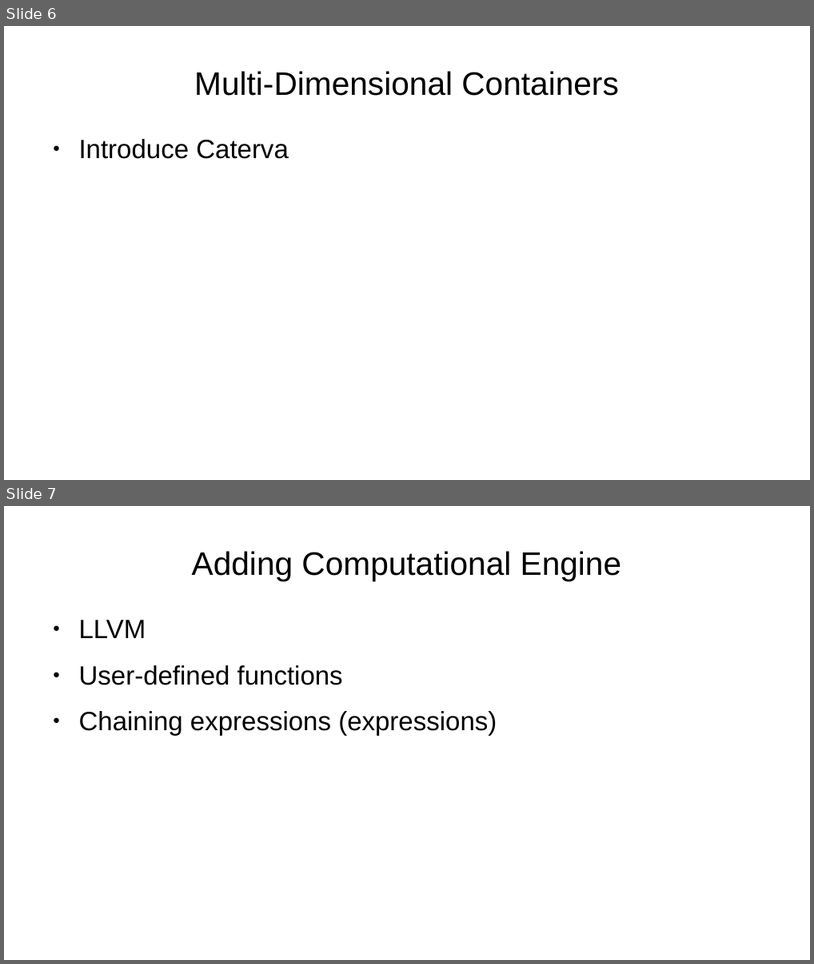
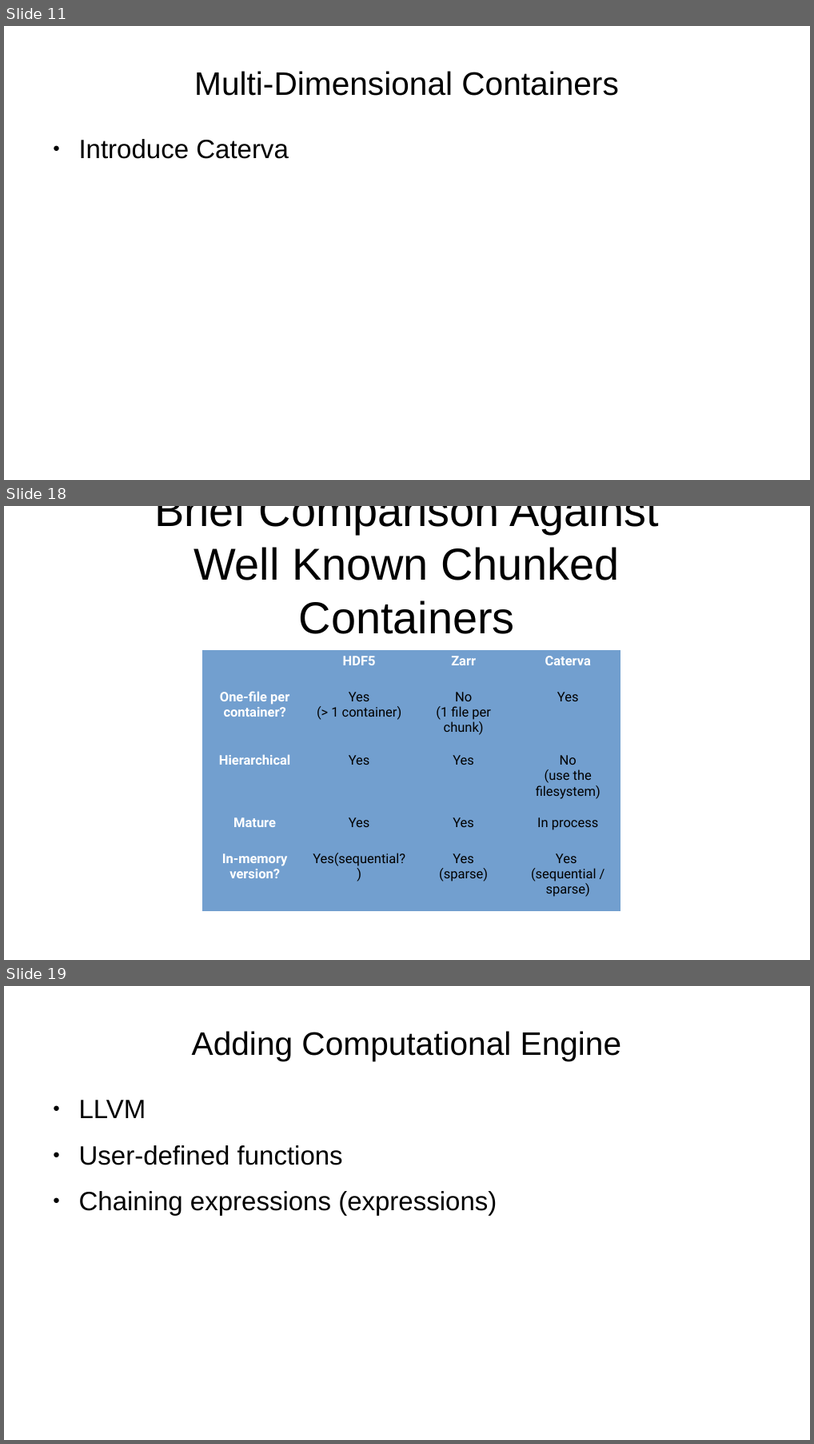
Before and after one commit to inaos/iron-array, a slide deck: decks/pyDataNyc2019.odp. Shown one above the other, each under a label of ours: slides 6 and 7 before the commit, slides 11, 18 and 19 after it; the slides between them are not shown. The pictures are 814x964 and 814x1444 pixels, drawn with LibreOffice and Linux fonts; fonts in the diff are those of the drawing. Boxes give left, top, right and bottom in pixels: in the first picture for what was removed or moved away, otherwise in the second. Text is boxed around its words. In the diff, an @@ line names an element or a change of style, - is before the commit and + after.

Commit message:
adding blosc and caterva slides

```diff
--- a/decks/pyDataNyc2019.odp
+++ b/decks/pyDataNyc2019.odp
@@ slide 18 added at (4,506,810,960), background #FFFFFF @@
@@ title added at (154,506,658,634), 44 pt, text #000000 @@
+Brief Comparison Against Well Known Chunked Containers
@@ table added at (203,650,622,911), 5 rows, 4 columns @@
+ | HDF5 | Zarr | Caterva
+One-file per container? | Yes / (> 1 container) | No (1 file per chunk) | Yes
+Hierarchical | Yes | Yes | No (use the filesystem)
+Mature | Yes | Yes | In process
+In-memory version? | Yes(sequential?) | Yes (sparse) | Yes (sequential / sparse)
@@ what was slide 6 is now slide 11 @@
@@ what was slide 7 is now slide 19 @@
```
Also in this commit, not shown: 11 other slides added.
